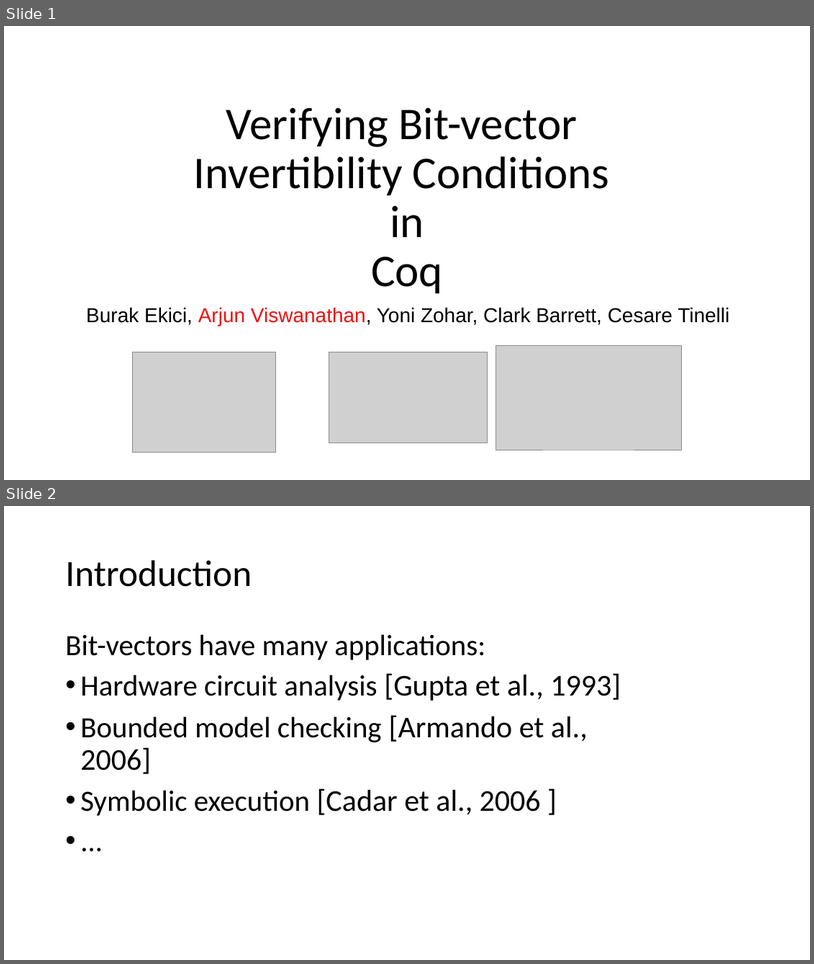
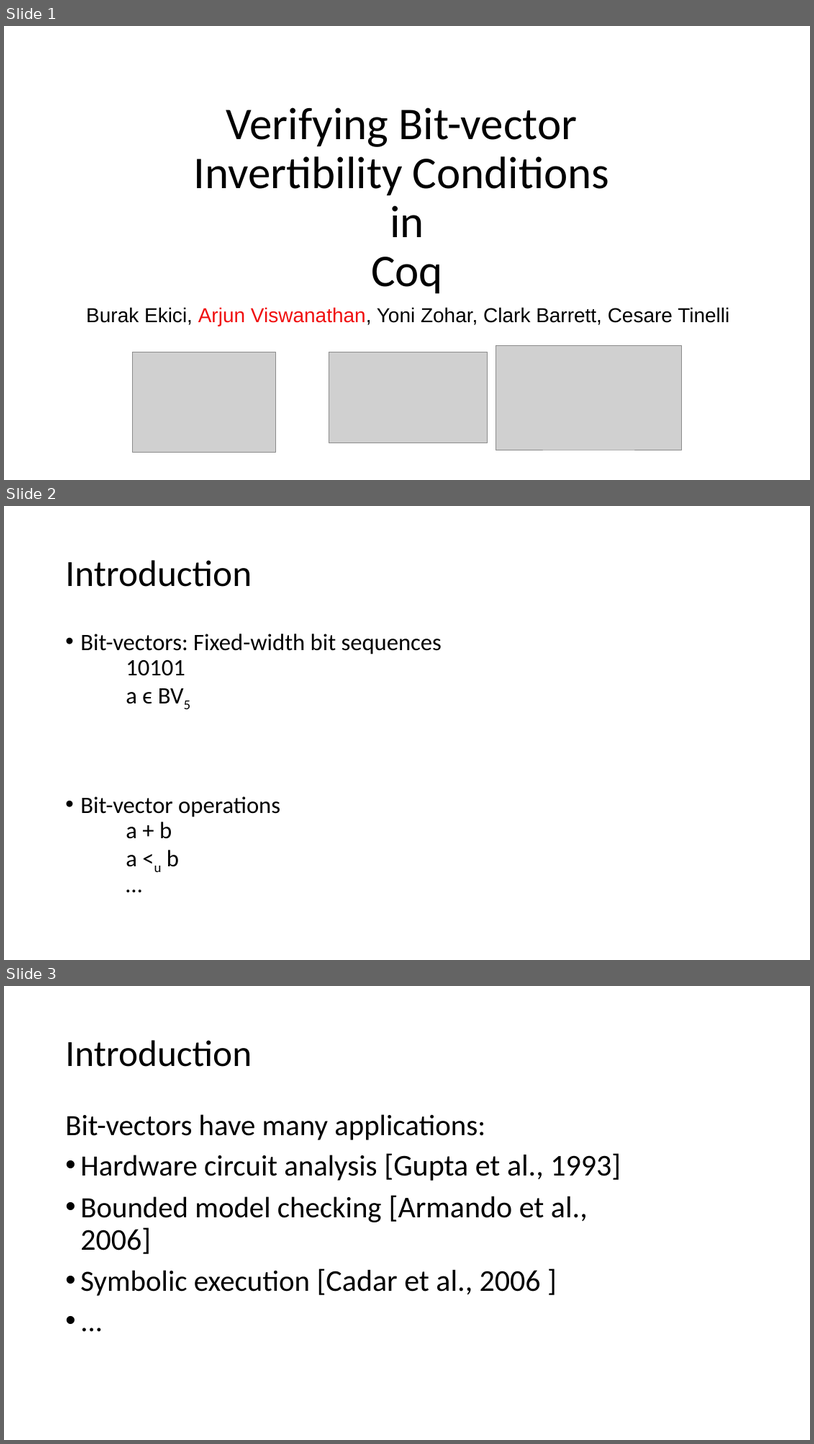
Before and after one commit to arjunvish/pxtp2019presentation, a slide deck: Presentation.pptx. Shown one above the other, each under a label of ours: slides 1 and 2 before the commit, slides 1, 2 and 3 after it. The pictures are 814x964 and 814x1444 pixels, drawn with LibreOffice and Linux fonts; fonts in the diff are those of the drawing; grey boxes stand for pictures. Boxes give left, top, right and bottom in pixels: in the first picture for what was removed or moved away, otherwise in the second. Text is boxed around its words. In the diff, an @@ line names an element or a change of style, - is before the commit and + after.

```diff
--- a/Presentation.pptx
+++ b/Presentation.pptx
@@ slide 2 added at [4, 506, 810, 960], background #FFFFFF @@
@@ title added at [65, 560, 252, 587], 44 pt, text #000000 @@
+Introduction
@@ text added at [80, 633, 442, 872], 28 pt, text #000000 @@
+• Bit-vectors: Fixed-width bit sequences
+  10101
+  a ϵ BV5
+• Bit-vector operations
+  a + b
+  a <u b
+  …
@@ what was slide 2 is now slide 3 @@
```
Also in this commit, not shown: 16 slides changed, 2 other slides added, 1 other file.
